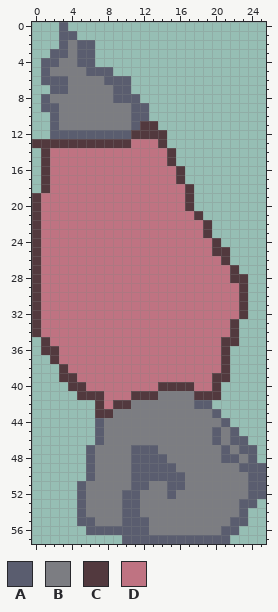
Pixel-art sprite: Resources/Images/Boss/LeftArm.png. The picture above is the old version.
The file is 52x116 pixels, drawn in blocks of 2x2; one block is one cell here.
Palette (. is transparent): A #5a5d6f  B #7c7d82  C #52393e  D #bf7382
Now the later version:
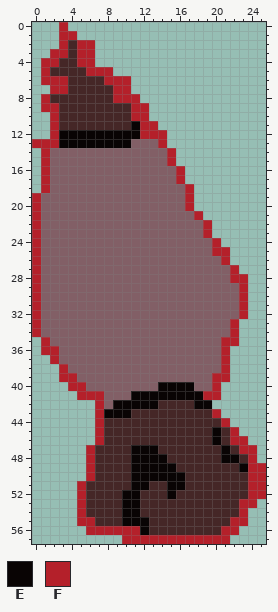
Colours new in this view: E #090404  F #b4202a
The edit:
colour B: #7c7d82 -> #452727
colour D: #bf7382 -> #825f66
y 0: x 3 A -> F
y 1: x 3..4 AA -> FF
y 2: x 3 A -> F; x 5..6 AA -> FF
y 3: x 2..3 AA -> FF; x 5..6 AA -> FF
y 4: x 1..2 AA -> FF; x 5..6 AA -> FF
y 5: x 1 A -> F; x 6..8 AAA -> FFF
y 6: x 1..3 AAA -> FFF; x 8..10 AAA -> FFF
y 7: x 2..3 AA -> FF; x 9..10 AA -> FF
y 8: x 1 A -> F; x 9..11 AAA -> FFF
y 9: x 1..2 AA -> FF; x 11..12 AA -> FF
y 10: x 2 A -> F; x 11..12 AA -> FF
y 11: x 2 A -> F; x 11..13 ACC -> EFF
y 12: x 2..14 AAAAAAAAACCCC -> FEEEEEEEEEFFF
y 13: x 0..10 CCCCCCCCCCC -> FFFEEEEEEEE; x 14 C -> F
y 14..15: x 1 C -> F; x 15 C -> F
y 16..17: x 1 C -> F; x 16 C -> F
y 18: x 1 C -> F; x 17 C -> F
y 19..20: x 0 C -> F; x 17 C -> F
y 21: x 0 C -> F; x 18 C -> F
y 22..23: x 0 C -> F; x 19 C -> F
y 24: x 0 C -> F; x 20 C -> F
y 25: x 0 C -> F; x 20..21 CC -> FF
y 26: x 0 C -> F; x 21 C -> F
y 27: x 0 C -> F; x 22 C -> F
y 28: x 0 C -> F; x 22..23 CC -> FF
y 29..32: x 0 C -> F; x 23 C -> F
y 33..34: x 0 C -> F; x 22 C -> F
y 35: x 1 C -> F; x 21..22 CC -> FF
y 36: x 1..2 CC -> FF; x 21 C -> F
y 37: x 2 C -> F; x 21 C -> F
y 38: x 3 C -> F; x 21 C -> F
y 39: x 3..4 CC -> FF; x 20..21 CC -> FF
y 40: x 4..5 CC -> FF; x 14..17 CCCC -> EEEE; x 20 C -> F
y 41: x 5..7 CCC -> FFF; x 11..20 CCCBBBBCCC -> EEEEEEEEFF
y 42: x 7 C -> F; x 9..13 CCBBB -> EEEEE; x 18..19 AA -> EE
y 43: x 7..10 CCBB -> FEEE; x 20 A -> F
y 44: x 7 A -> F; x 21 A -> F
y 45: x 7 A -> F; x 20 A -> E; x 22 A -> F
y 46: x 7 A -> F; x 20 A -> E; x 22..23 AA -> FF
y 47: x 6 A -> F; x 11..13 AAA -> EEE; x 21 A -> E; x 23..24 AA -> FF
y 48: x 6 A -> F; x 11..14 AAAA -> EEEE; x 21..22 AA -> EE; x 24 A -> F
y 49: x 6 A -> F; x 11..15 AAAAA -> EEEEE; x 23..25 AAA -> EFF
y 50: x 6 A -> F; x 11..16 AAAAAA -> EEEEEE; x 24..25 AA -> FF
y 51: x 5 A -> F; x 11..12 AA -> EE; x 15..16 AA -> EE; x 24..25 AA -> FF
y 52: x 5 A -> F; x 10..11 AA -> EE; x 15 A -> E; x 24..25 AA -> FF
y 53: x 5 A -> F; x 10..11 AA -> EE; x 23..24 AA -> FF
y 54: x 5 A -> F; x 10..11 AA -> EE; x 23 A -> F
y 55: x 5..6 AA -> FF; x 10..12 AAA -> EEE; x 22..23 AA -> FF
y 56: x 6..12 AAAAAAA -> FFFFFFE; x 21..22 AA -> FF
y 57: x 10..21 AAAAAAAAAAAA -> FFFFFFFFFFFF
